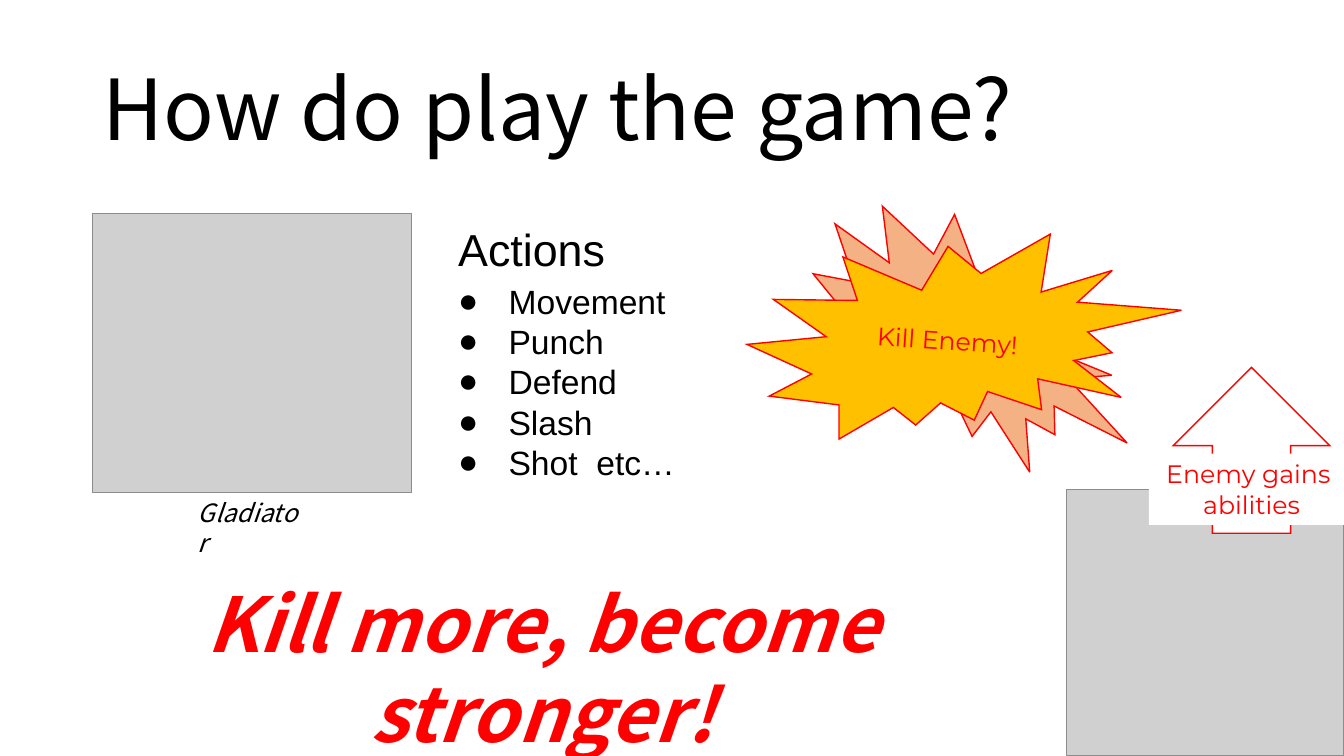
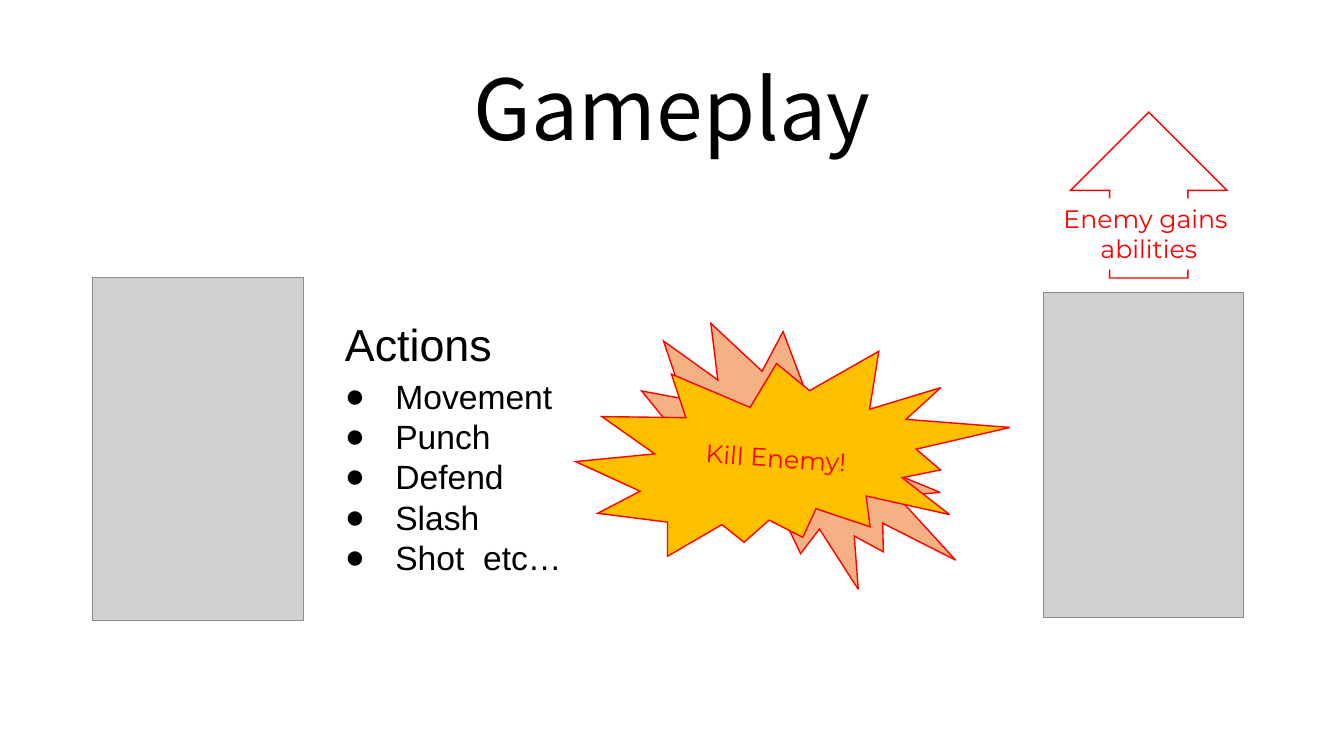
Before and after one commit to s3603079/Gladiator-Game, a slide deck: slide 3 of IGCC_TeamD.pptx. Drawn at 1344x756 pixels with LibreOffice and Linux fonts; fonts in the diff are those of the drawing; grey boxes stand for pictures. Boxes give left, top, right and bottom in pixels: in the first picture for what was removed or moved away, otherwise in the second. Text is boxed around its words. In the diff, an @@ line names an element or a change of style, - is before the commit and + after.

```diff
--- a/IGCC_TeamD.pptx
+++ b/IGCC_TeamD.pptx
@@ title at box(474, 73, 871, 160): text changed @@
-How do play the game?
+Gameplay
@@ up arrow: place and size @@
-up arrow at box(1174, 367, 1330, 533)
+up arrow at box(1071, 112, 1227, 278)
@@ text "Enemy gains" rewrapped from box(1149, 454, 1344, 525) to box(1063, 209, 1227, 258) @@
@@ picture removed at box(93, 214, 412, 493) @@
@@ irregular seal: place and size @@
-irregular seal at box(771, 134, 1176, 546)
+irregular seal at box(599, 252, 1005, 664)
@@ picture added at box(93, 278, 303, 621) @@
@@ picture added at box(1045, 292, 1244, 617) @@
@@ text "Actions": place and size @@
-text "Actions" at box(458, 233, 605, 267)
+text "Actions" at box(345, 328, 492, 362)
@@ irregular seal "Kill Enemy!": place and size @@
-irregular seal "Kill Enemy!" at box(741, 215, 1186, 462)
+irregular seal "Kill Enemy!" at box(570, 332, 1015, 579)
@@ text "Movement": place and size @@
-text "Movement" at box(509, 291, 674, 476)
+text "Movement" at box(395, 386, 561, 571)
@@ text removed at box(189, 493, 317, 533) @@
-Gladiator
@@ picture removed at box(1067, 489, 1344, 755) @@
@@ text removed at box(206, 590, 878, 756) @@
-Kill more, become stronger!
```
Also in this commit, not shown: 1 other slide changed, 2 slides added, 1 slide removed.
